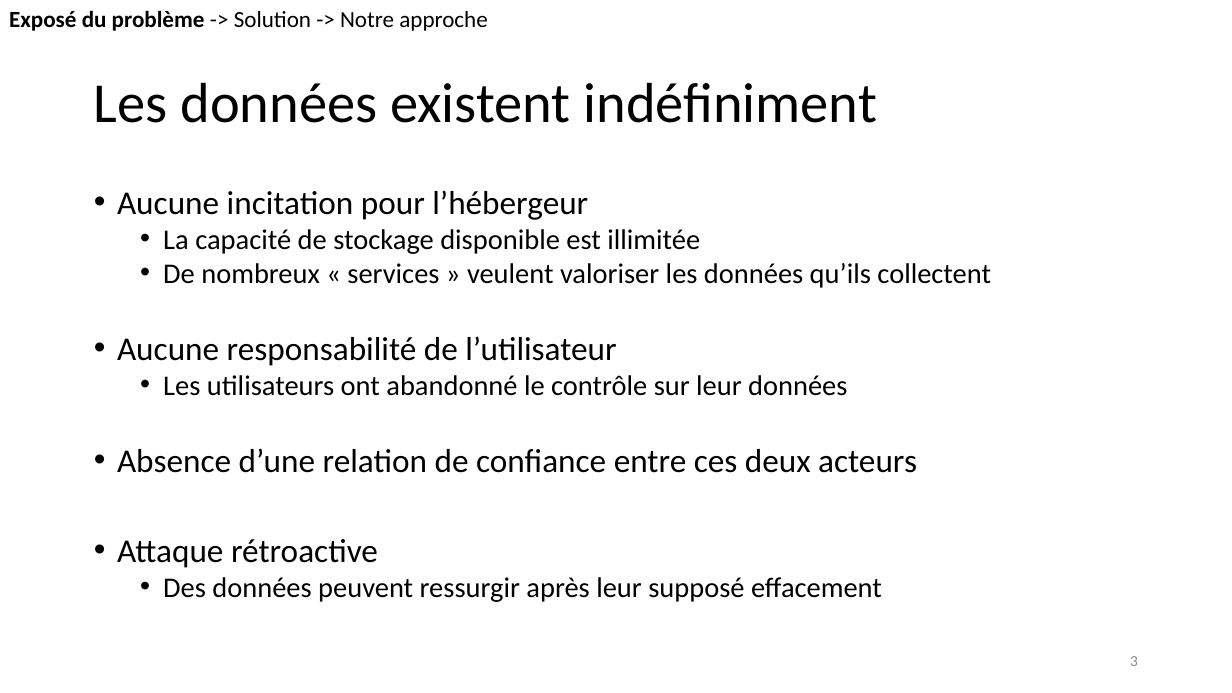
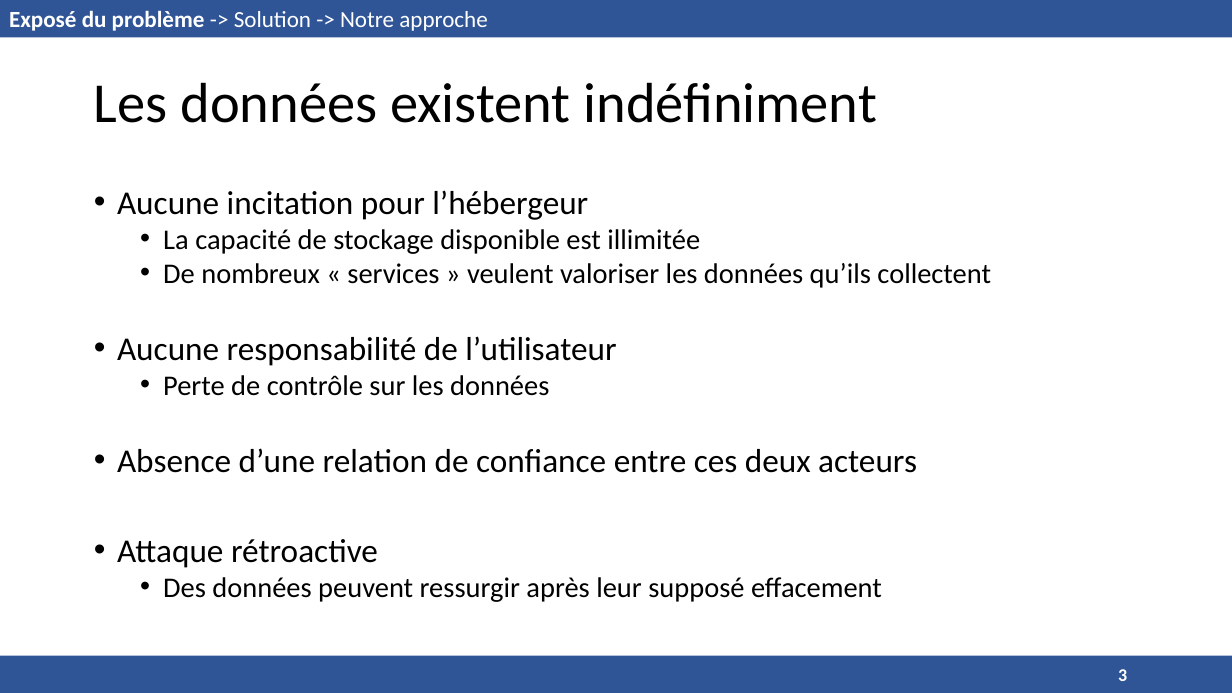
Before and after one commit to ioniATX/DHT_oblivion, a slide deck: slide 3 of présentation.pptx. Drawn at 1232x693 pixels with LibreOffice and Linux fonts; fonts in the diff are those of the drawing. Boxes give left, top, right and bottom in pixels: in the first picture for what was removed or moved away, otherwise in the second. Text is boxed around its words. In the diff, an @@ line names an element or a change of style, - is before the commit and + after.

```diff
--- a/présentation.pptx
+++ b/présentation.pptx
@@ text "Exposé du problème -> Solution ..." at (9, 10, 487, 31): text colour #000000 to #FFFFFF @@
@@ rectangle added at (0, 0, 1232, 37), fill #2F5597 @@
@@ text at (163, 375, 549, 396): text changed @@
-  • Les utilisateurs ont abandonné le contrôle sur leur données
+  • Perte de contrôle sur les données
@@ page number: place and size @@
-page number at (1130, 656, 1138, 666)
+page number at (1118, 669, 1127, 681)
@@ page number at (1118, 669, 1127, 681): size 12 to 14 pt, text colour #8C8C8C to #FFFFFF, bold on; alignment right to left @@
@@ rectangle added at (0, 656, 1232, 693), fill #2F5597 @@
```
Also in this commit, not shown: 17 other slides changed.
